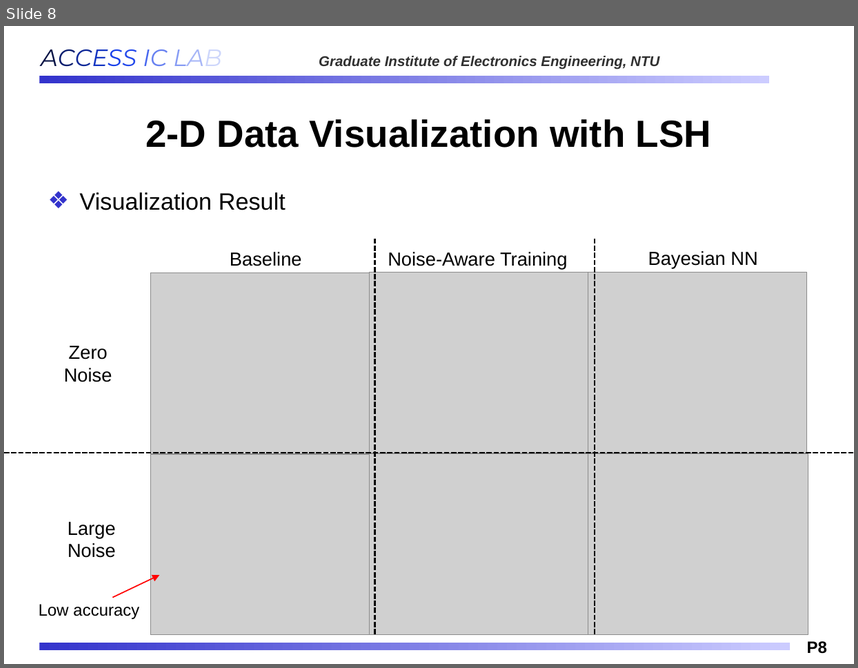
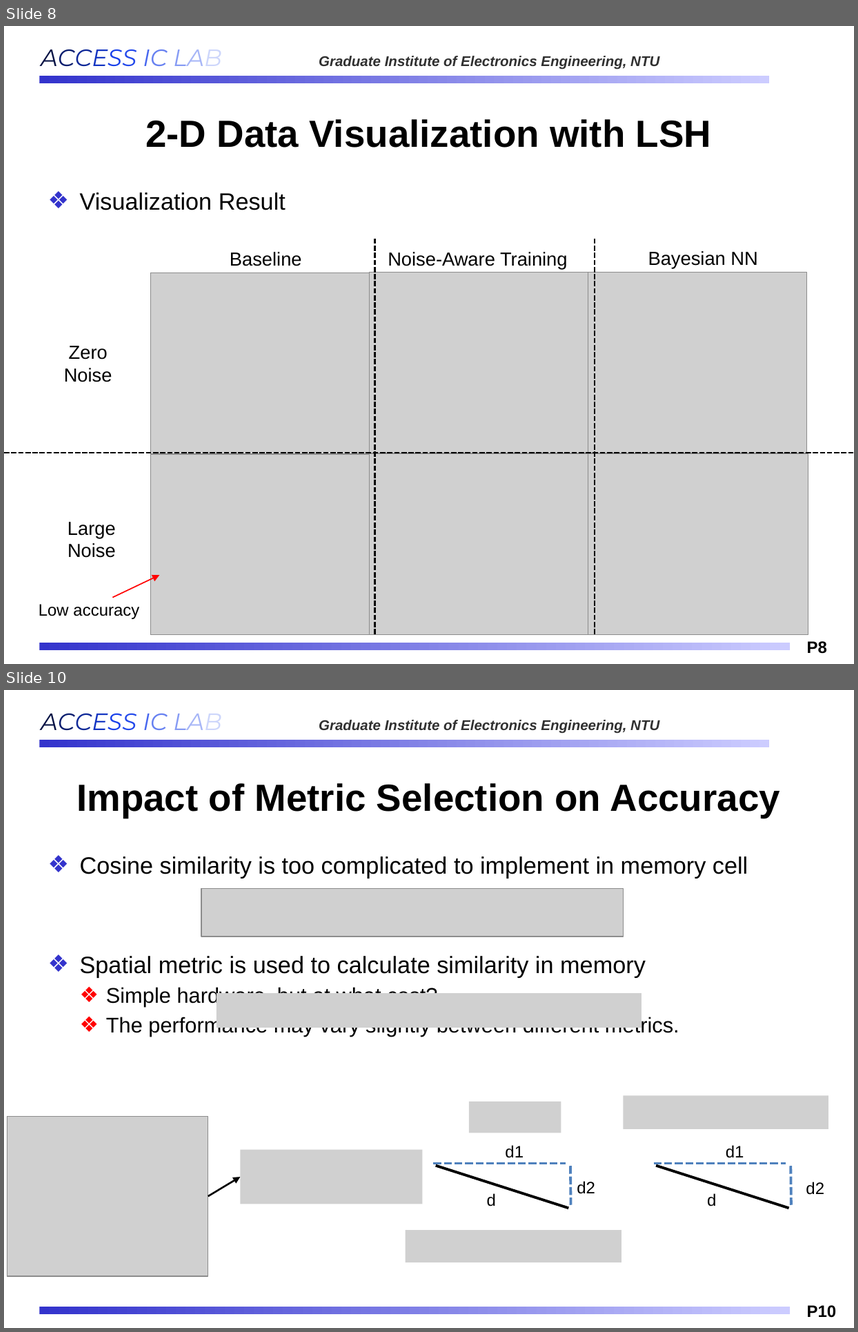
Before and after one commit to Oniontow/AndyWu_Project, a slide deck: b11901027_王仁軒.pptx. Shown one above the other, each under a label of ours: slide 8 before the commit, slides 8 and 10 after it; the slides between them are not shown. The pictures are 858x668 and 858x1332 pixels, drawn with LibreOffice and Linux fonts; fonts in the diff are those of the drawing; grey boxes stand for pictures; background and template pictures are left out. Boxes give left, top, right and bottom in pixels: in the first picture for what was removed or moved away, otherwise in the second. Text is boxed around its words. In the diff, an @@ line names an element or a change of style, - is before the commit and + after.

```diff
--- a/b11901027_王仁軒.pptx
+++ b/b11901027_王仁軒.pptx
@@ slide 10 added at (x1=4, y1=690, x2=854, y2=1328), background #FFFFFF; not listed: 4 template elements that a slide beside it also shows @@
@@ title added at (x1=76, y1=783, x2=780, y2=818), 32 pt, text #000000, bold @@
+Impact of Metric Selection on Accuracy
@@ text added at (x1=80, y1=856, x2=748, y2=1036), 20 pt, text #000000 @@
+❖ Cosine similarity is too complicated to implement in memory cell
+❖ Spatial metric is used to calculate similarity in memory
+  ❖ Simple hardware, but at what cost?
+  ❖ The performance may vary slightly between different metrics.
@@ picture added at (x1=201, y1=888, x2=623, y2=936) @@
@@ picture added at (x1=217, y1=994, x2=642, y2=1027) @@
@@ picture added at (x1=469, y1=1101, x2=561, y2=1133) @@
@@ picture added at (x1=623, y1=1096, x2=829, y2=1130) @@
@@ picture added at (x1=7, y1=1116, x2=208, y2=1276) @@
@@ text added at (x1=505, y1=1145, x2=524, y2=1158), 14 pt, text #000000 @@
+d1
@@ text added at (x1=726, y1=1145, x2=744, y2=1158), 14 pt, text #000000 @@
+d1
@@ picture added at (x1=240, y1=1149, x2=422, y2=1203) @@
@@ line added from (433, 1163) to (566, 1163), #4F81BD 2.25 pt dashed @@
@@ line added from (436, 1165) to (568, 1208), #000000 2.25 pt @@
@@ line added from (570, 1165) to (571, 1204), #4F81BD 2.25 pt dashed @@
@@ line added from (653, 1163) to (786, 1163), #4F81BD 2.25 pt dashed @@
@@ line added from (656, 1165) to (789, 1208), #000000 2.25 pt @@
@@ line added from (791, 1165) to (791, 1204), #4F81BD 2.25 pt dashed @@
@@ arrow added from (208, 1196) to (240, 1176), #000000 1.5 pt @@
@@ text added at (x1=577, y1=1181, x2=595, y2=1194), 14 pt, text #000000 @@
+d2
@@ text added at (x1=806, y1=1181, x2=824, y2=1194), 14 pt, text #000000 @@
+d2
@@ text added at (x1=487, y1=1193, x2=496, y2=1206), 14 pt, text #000000 @@
+d
@@ text added at (x1=707, y1=1193, x2=716, y2=1206), 14 pt, text #000000 @@
+d
@@ picture added at (x1=406, y1=1230, x2=621, y2=1262) @@
```
Also in this commit, not shown: 1 slide changed, 1 other slide added, 8 slides removed.
